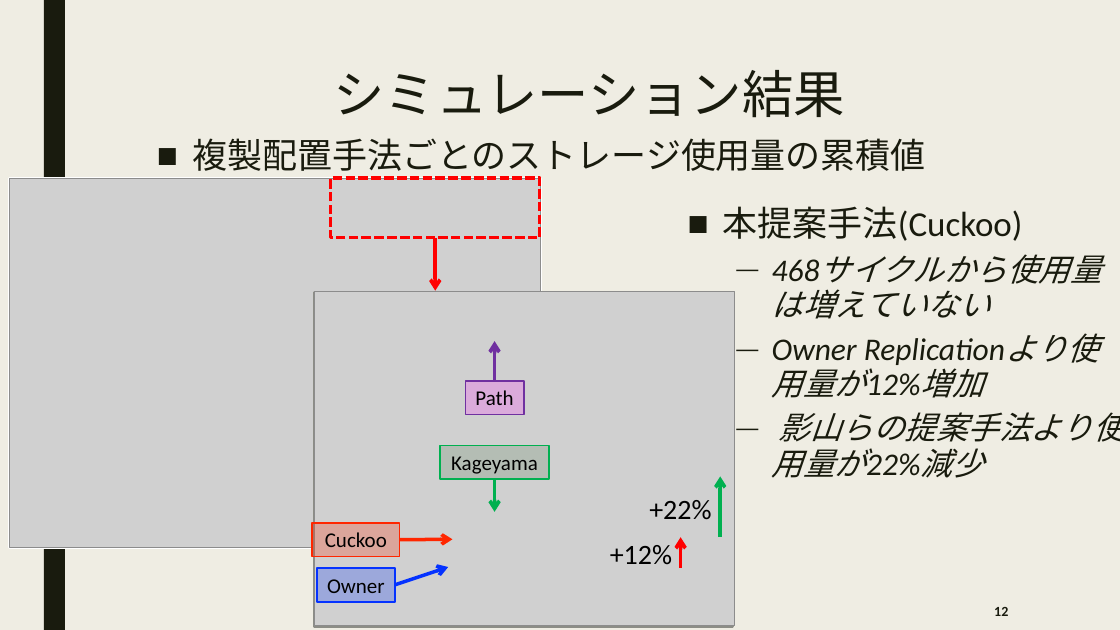
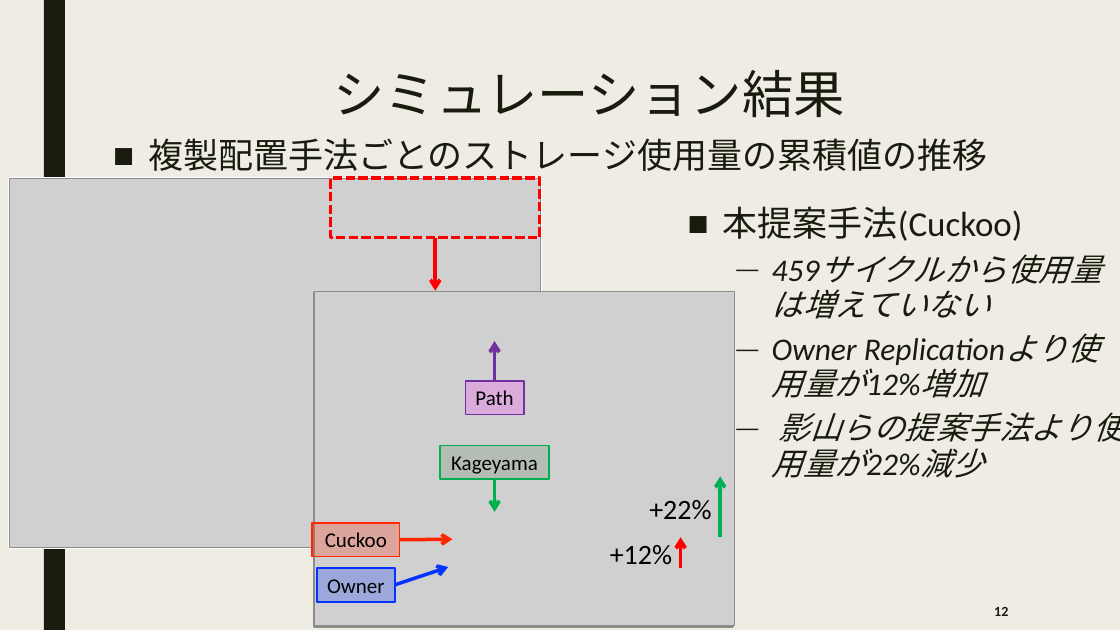
Before and after one commit to tkTakeruKurokawa/cuckoo-search-on-MANET, a slide deck: slide 12 of カッコウ探索を用いたアドホックネットワーク上のデータ配置.pptx. Drawn at 1120x630 pixels with LibreOffice and Linux fonts; fonts in the diff are those of the drawing; grey boxes stand for pictures. Boxes give left, top, right and bottom in pixels: in the first picture for what was removed or moved away, otherwise in the second. Text is boxed around its words. In the diff, an @@ line names an element or a change of style, - is before the commit and + after.

```diff
--- a/カッコウ探索を用いたアドホックネットワーク上のデータ配置.pptx
+++ b/カッコウ探索を用いたアドホックネットワーク上のデータ配置.pptx
@@ text at bbox=[148, 138, 987, 178]: text changed @@
-■ 複製配置手法ごとのストレージ使用量の累積値
+■ 複製配置手法ごとのストレージ使用量の累積値の推移
@@ text at bbox=[723, 206, 1120, 478]: text changed @@
-  — 468サイクルから使用量は増えていない
+  — 459サイクルから使用量は増えていない
```
Also in this commit, not shown: 1 other slide changed, 2 other files.
